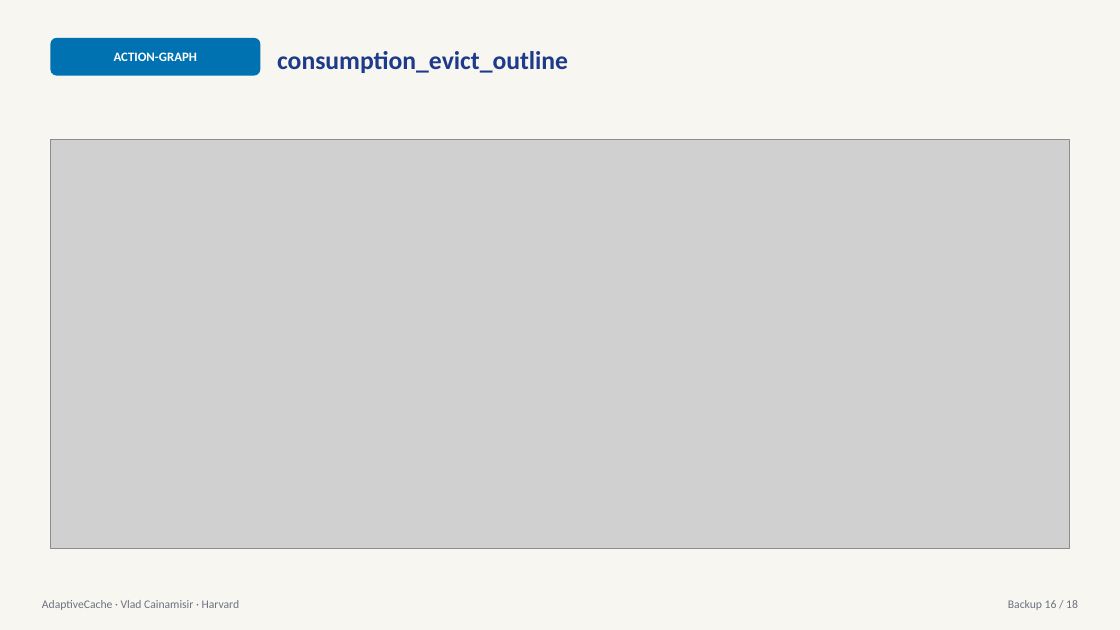
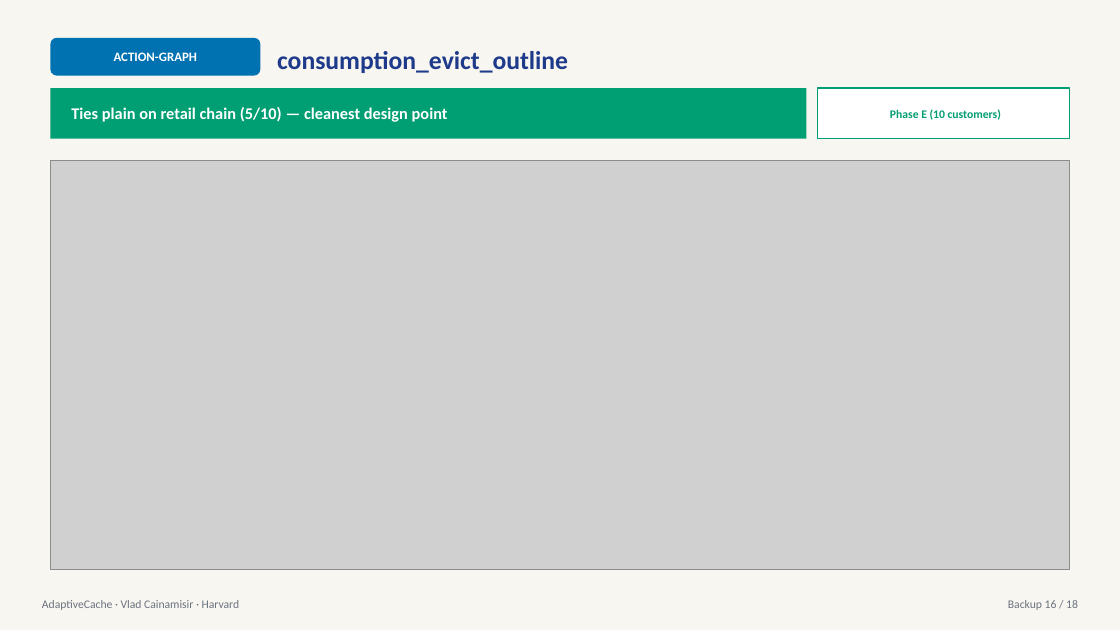
Before and after one commit to HarvardMadSys/cs2640_project_2026Spring, a slide deck: slide 16 of studies/lifetime_cost/reports/AdaptiveCache_appendix.pptx. Drawn at 1120x630 pixels with LibreOffice and Linux fonts; fonts in the diff are those of the drawing; grey boxes stand for pictures. Boxes give left, top, right and bottom in pixels: in the first picture for what was removed or moved away, otherwise in the second. Text is boxed around its words. In the diff, an @@ line names an element or a change of style, - is before the commit and + after.

```diff
--- a/studies/lifetime_cost/reports/AdaptiveCache_appendix.pptx
+++ b/studies/lifetime_cost/reports/AdaptiveCache_appendix.pptx
@@ rectangle added at <box>50,88,807,139</box>, fill #009E73 @@
@@ rectangle added at <box>818,88,1070,139</box>, fill #FFFFFF, outline #009E73 1.25 pt @@
@@ text added at <box>71,107,448,122</box>, 14 pt, text #FFFFFF, bold @@
+Ties plain on retail chain (5/10) — cleanest design point
@@ text added at <box>890,109,1001,120</box>, 10 pt, text #009E73, bold @@
+Phase E (10 customers)
@@ picture: place and size @@
-picture at <box>50,140,1070,549</box>
+picture at <box>50,161,1070,571</box>
```
Also in this commit, not shown: 11 other slides changed, 2 other files.
